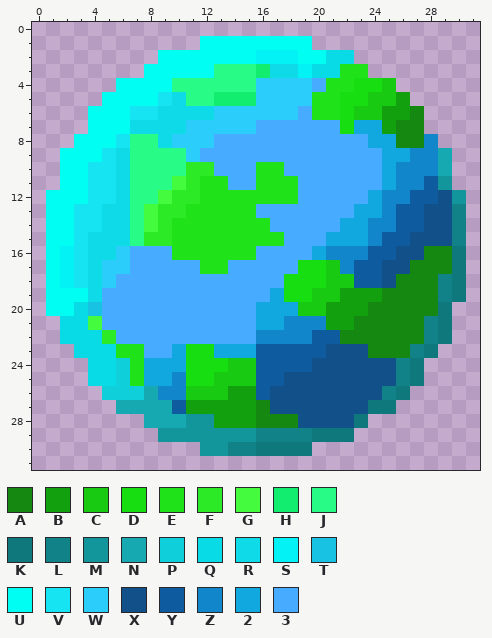
One commit to this pixel-art sprite: images/HZicon256.png. The picture above is the old version.
The file is 256x256 pixels, drawn in blocks of 8x8; one block is one cell here.
Palette (. is transparent): A #158811  B #13a00e  C #18ca12  D #17de10  E #1fe218  F #2cea25  G #44fb3e  H #13ed6f  J #29fc86  K #0f787d  L #118288  M #13959c  N #16a9b1  P #0fcfda  Q #08dbe6  R #0fdae8  S #03f2f5  T #18c2e2  U #00fff2  V #17e4f3  W #2bcdfa  X #115088  Y #0e5ba0  Z #1286ca  2 #10a8de  3 #47acff
Pixels before, first column x 1:
 1 ...........UUUUUUUU...........
 2 ........UUUUUUUSSSUUQQ........
 3 .......UUUUUJJJHRRSQQEE.......
 4 .....UUUUJJJJJJWWWW3EEDDC.....
 5 ....UUUUVRJJHHHWWWWEEDDCCB....
 6 ...UUUVVRRRRWWWWWW3EEDCCBBA...
 7 ...UUURRRRWWWWW333333D22BAA...
 8 ..UUUVJJRWWW3333333333322AAZ..
 9 .UUUVRJJJJW333333333333322ZZN.
10 .UUVVRJJJJFF333EE33333332ZZZN.
11 .UUVVRJJJGFEE33EEE3333332ZZYM.
12 UUUVVRJJGFFEEEEEEE333332ZZYYXM
13 UUVVRRJGFFEEEEE333333322ZYYXXL
14 UUVVRRJGFEEEEEEE3333322ZZYYXXL
15 UUVRRRJFFEEEEEEEE333222ZYYXXXL
16 USVRRW333EEEEEE33332ZZZYYXXAAK
17 USVRWW33333EE33333DDCZYYXXAAAK
18 USVRW333333333333DDDCCYYXAAALK
19 UUUR3333333333332DDCCBBBAAAALK
20 UUQT33333333333222CCBBBAAAAAK.
21 .QQG3333333333322ZZZBBAAAAALK.
22 .QQQF3333333333ZZZZYYAAAAAALK.
23 ..QQQEE332DD222YYYYYXXXAAALK..
24 ...QQPE222DDDCCYYYYXXXXXXLK...
25 ...QQPE22ZDDCCCYYXXXXXXXXLK...
26 ....PPPNZZCCCBBYXXXXXXXXLK....
27 .....NNNNYBBBBBAXXXXXXXKK.....
28 .......NNNMMBBBAAAXXXXK.......
29 ........MMMMMMMLLLLKKK........
30 ...........MMLLKKKK...........
Now the later version:
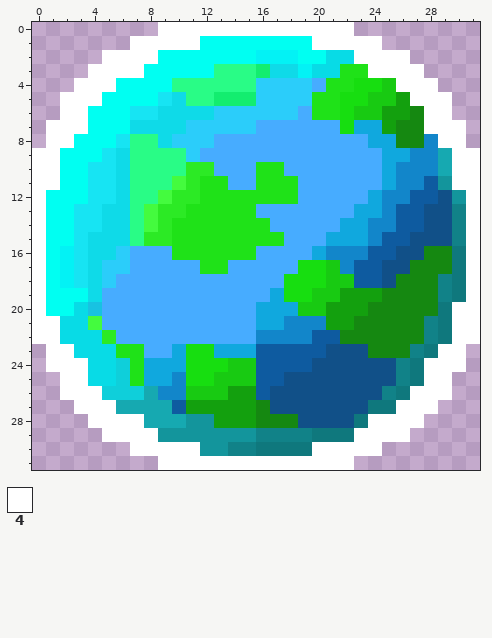
Colours new in this view: 4 #ffffff
Changes in this commit:
Changed rows in their new state; - is an unchanged pixel.
first column x 0:
 0 ---------44444444444444---------
 1 -------44444--------44444-------
 2 -----4444--------------4444-----
 3 ----4444----------------4444----
 4 ---444--------------------444---
 5 --444----------------------444--
 6 --44------------------------44--
 7 -444------------------------444-
 8 -44--------------------------44-
 9 44----------------------------44
10 44----------------------------44
11 44----------------------------44
12 4------------------------------4
13 4------------------------------4
14 4------------------------------4
15 4------------------------------4
16 4------------------------------4
17 4------------------------------4
18 4------------------------------4
19 4------------------------------4
20 4-----------------------------44
21 44----------------------------44
22 44----------------------------44
23 -44--------------------------44-
24 -444------------------------444-
25 --44------------------------44--
26 --444----------------------444--
27 ---444--------------------444---
28 ----4444----------------4444----
29 -----4444--------------4444-----
30 -------44444--------44444-------
31 ---------44444444444444---------
Pixel boxes of the changes (left, top, right, bottom) in both pictures:
added: (32, 22, 480, 470)
